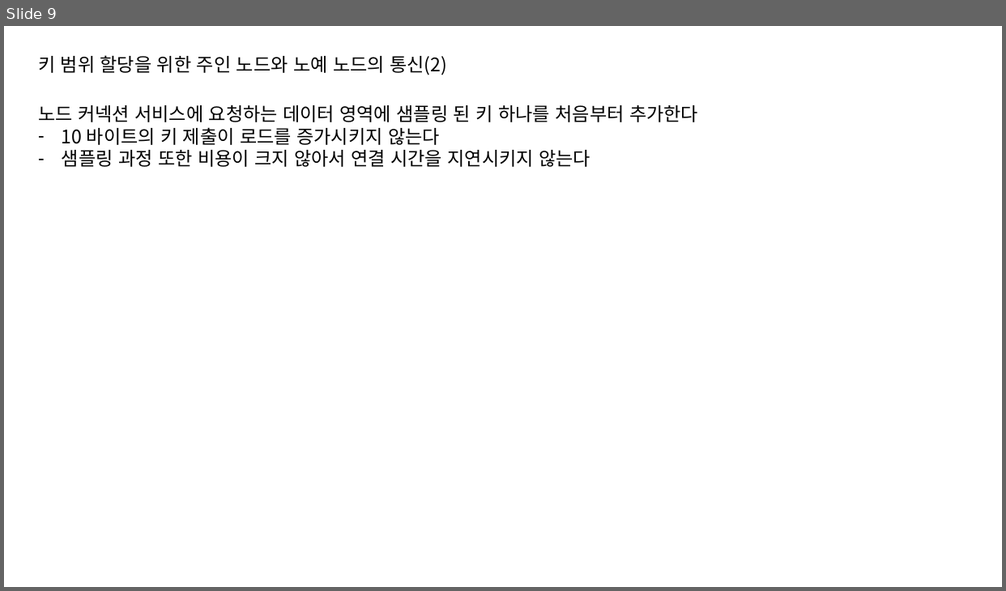
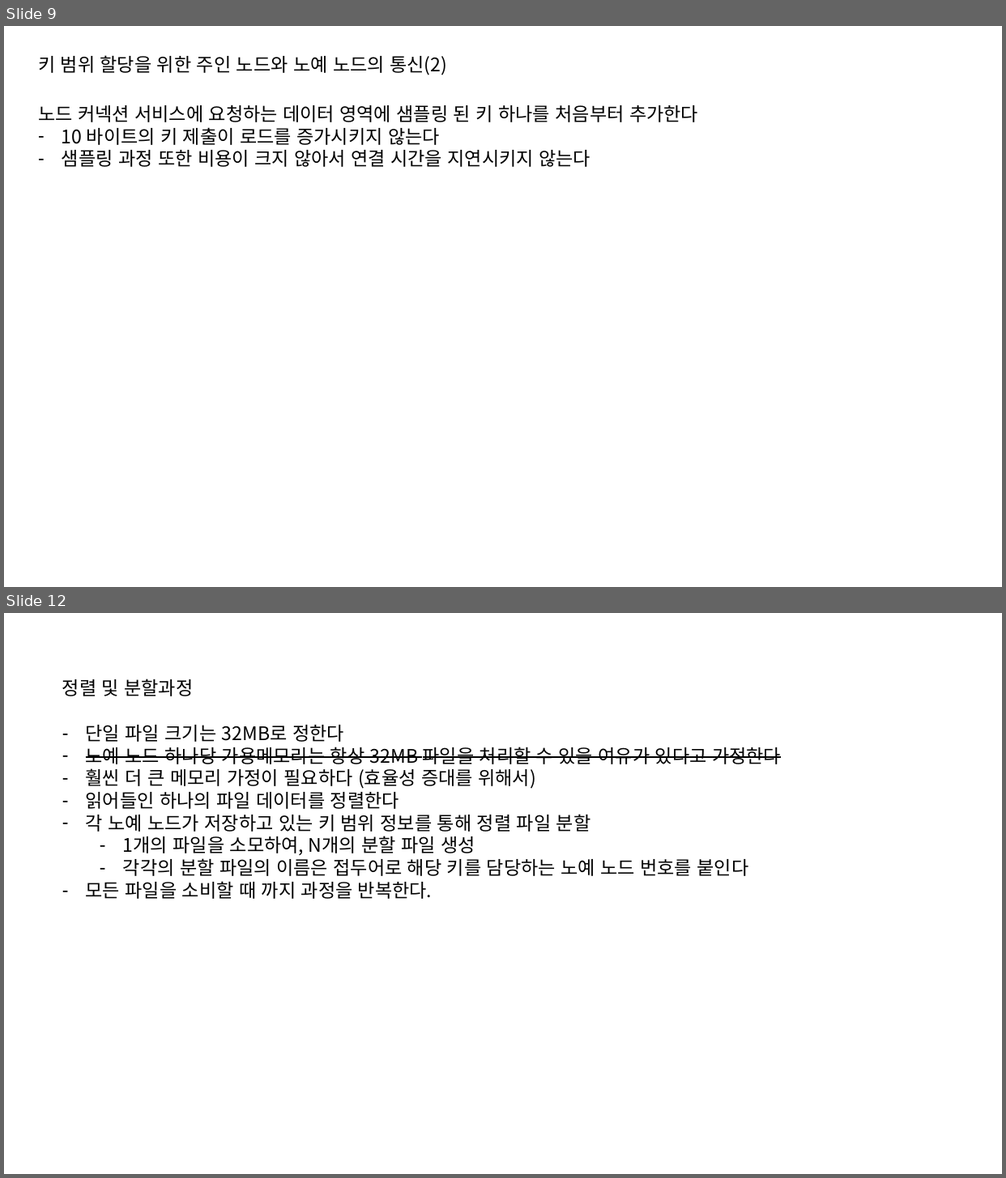
Before and after one commit to HoOngEe/cs434-doc, a slide deck: Design.pptx. Shown one above the other, each under a label of ours: slide 9 before the commit, slides 9 and 12 after it; the slides between them are not shown. The pictures are 1006x591 and 1006x1178 pixels, drawn with LibreOffice and Linux fonts; fonts in the diff are those of the drawing. Boxes give left, top, right and bottom in pixels: in the first picture for what was removed or moved away, otherwise in the second. Text is boxed around its words. In the diff, an @@ line names an element or a change of style, - is before the commit and + after.

```diff
--- a/Design.pptx
+++ b/Design.pptx
@@ slide 12 added at (x1=4, y1=613, x2=1002, y2=1174), background #FFFFFF @@
@@ text added at (x1=62, y1=679, x2=781, y2=899), 18 pt, text #000000 @@
+정렬 및 분할과정
+– 단일 파일 크기는 32MB로 정한다
+– 노예 노드 하나당 가용메모리는 항상 32MB 파일을 처리할 수 있을 여유가 있다고 가정한다
+– 훨씬 더 큰 메모리 가정이 필요하다 (효율성 증대를 위해서)
+– 읽어들인 하나의 파일 데이터를 정렬한다
+– 각 노예 노드가 저장하고 있는 키 범위 정보를 통해 정렬 파일 분할
+  – 1개의 파일을 소모하여, N개의 분할 파일 생성
+  – 각각의 분할 파일의 이름은 접두어로 해당 키를 담당하는 노예 노드 번호를 붙인다
+– 모든 파일을 소비할 때 까지 과정을 반복한다.
```
Also in this commit, not shown: 1 slide changed, 9 other slides added.
